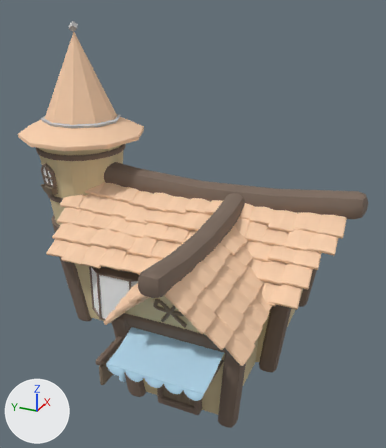
What one commit did to the FBX model A Passing Friend/Assets/Models/WorldAssets/DevlinHuis.fbx.
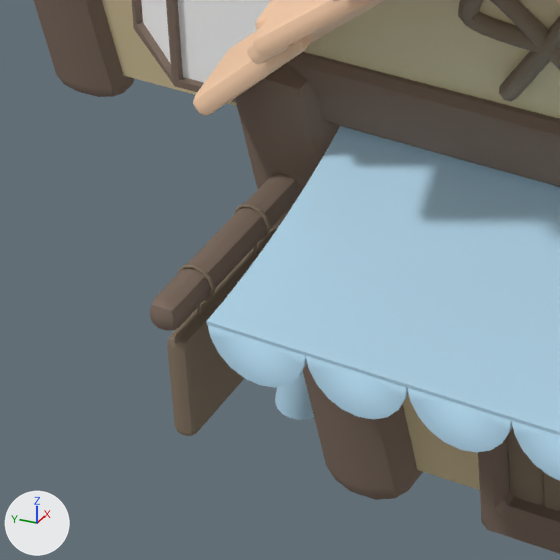
Each version is shown whole from a 50 mm camera at (-40.16, -6.54, 7.76) aimed at (-30.43, -2.16, 2.9), then close up on the part from 17% to 45% of the width and 68% to 91% of the height. Arrows for +X, +Y and +Z are at lower left; the lights stay in place. Where no turn or scale is listed for an object, it has been applied to the vertices. Vertices at the same position are counted once.
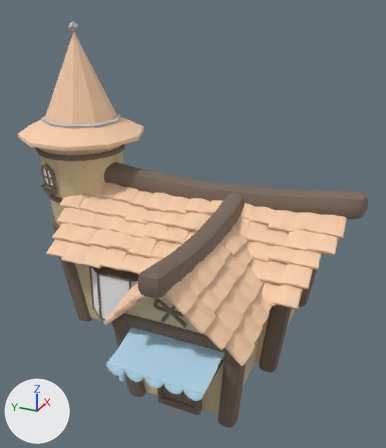
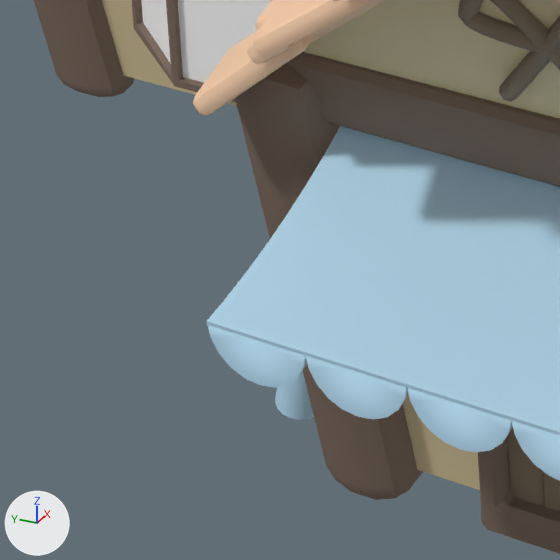
Commit message: Added text for Asha's huis, removed the sign at Devlins house

Where the newer file only moved an object's origin or applied its transform, the numbers keep the older frame.

Where the change shows, as pixel boxes [x1, y1, x2, y2] in the close-ups (560 x 560 px):
part 1 of me_mesh, deleted (brown): before [150, 173, 301, 436]

The change in detail:
me_mesh is used by ob_polysurface1460; location (-30.551, -1.356, 3.377).
me_mesh had 21419 vertices, 21177 faces and spanned x -3.26..3.26, y -4.29..4.29, z -3.53..3.53.
me_mesh now has 20935 vertices, 20661 faces and spans x -3.23..3.26, y -4.29..4.29, z -3.53..3.53.
me_mesh part 1: 6 loose pieces with 484 vertices, spanning x -3.26..-2.08, y -0.52..-0.37, z -2.46..-1.83, are deleted.
